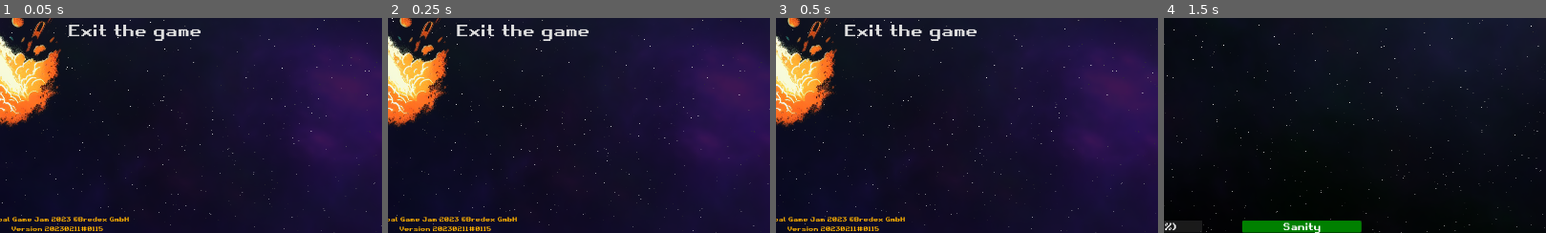
Above: before the commit, frames 1-4 (left to right).
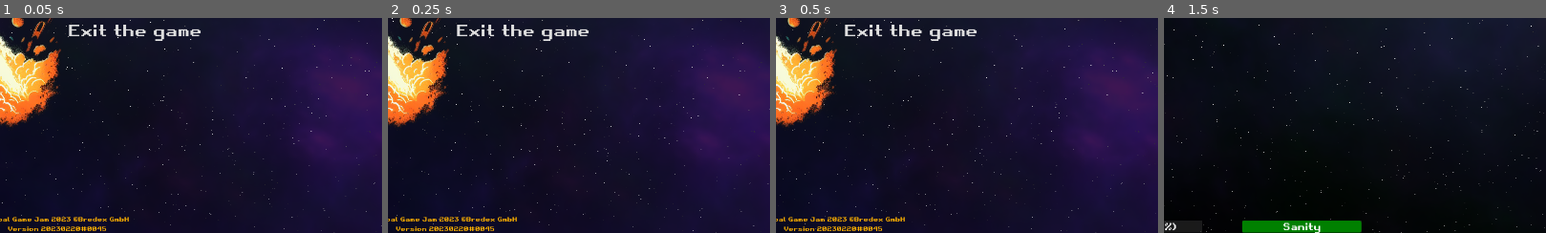
Above: after the commit, the same moments.

Repository: gingerr/ggj-2023-roots-one
Game: Godot game, scene res://pregame/MainMenu.tscn
The game is run twice, just before and just after one commit, with the same random seed, the same clock (stepped at 60 frames per second) and the same inputs.
Inputs (mouse positions are % of the whole screen's width and height, from its top left):
- Up to frame 1 (0.05 s): no input
- Up to frame 2 (0.25 s): no input
- Up to frame 3 (0.5 s): no input
- Up to frame 4 (1.5 s): click "New Game" at 0.5 s; tap Enter (ui_accept) at 1.25 s; move the mouse to (72, 45) at 1.27 s; hold Right (ui_right) from 1.28 s (still down)
The pictures show only the part of the screen within x 42-92%, y 50-100%; the shares and areas given below are measured in that part.

The runs differ from the first frame. In frame 1, 0.4% of the frame differs, in the area x 2-28%, y 96-100%; in frame 2, 0.4%; in frame 3, 0.4%; in frame 4, nothing differs.

Commit message:
increases version and pushes new build

Diff:
--- a/pregame/MainMenu.tscn
+++ b/pregame/MainMenu.tscn
@@ -124,7 +124,7 @@
 theme_type_variation = &"LabelOrange"
 theme_override_font_sizes/font_size = 16
 text = "Global Game Jam 2023 @Bredex GmbH
-Version 20230211#0115"
+Version 20230220#0045"
 horizontal_alignment = 1
 
 [connection signal="gui_input" from="HBoxContainer/VBoxContainer" to="." method="_on_VBoxContainer_gui_input"]
Not shown, changed: docs/index.html
Not shown, changed: docs/index.js
Not shown, changed: docs/index.pck
Not shown, changed: docs/index.service.worker.js
Not shown, changed: docs/index.wasm
